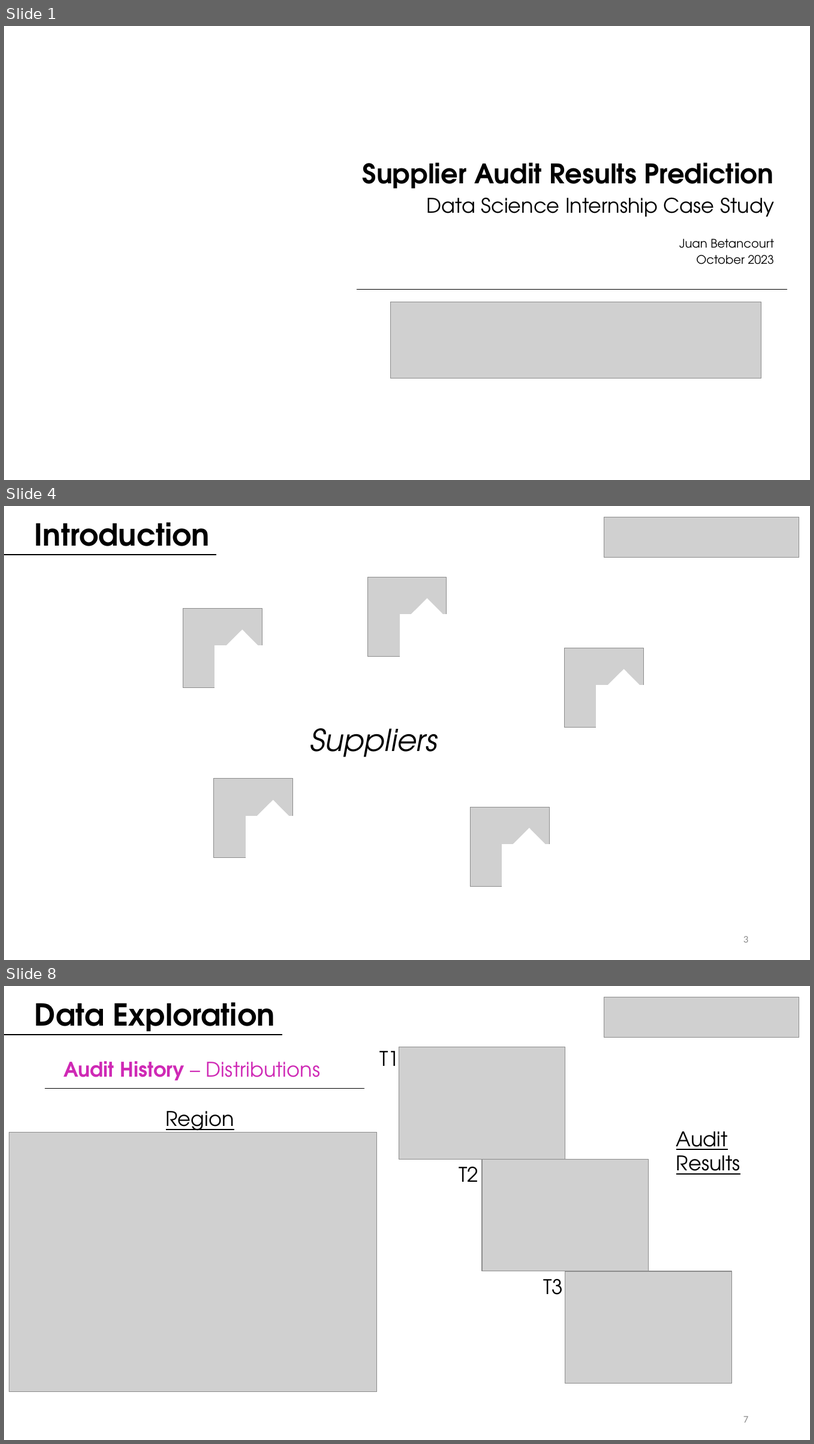
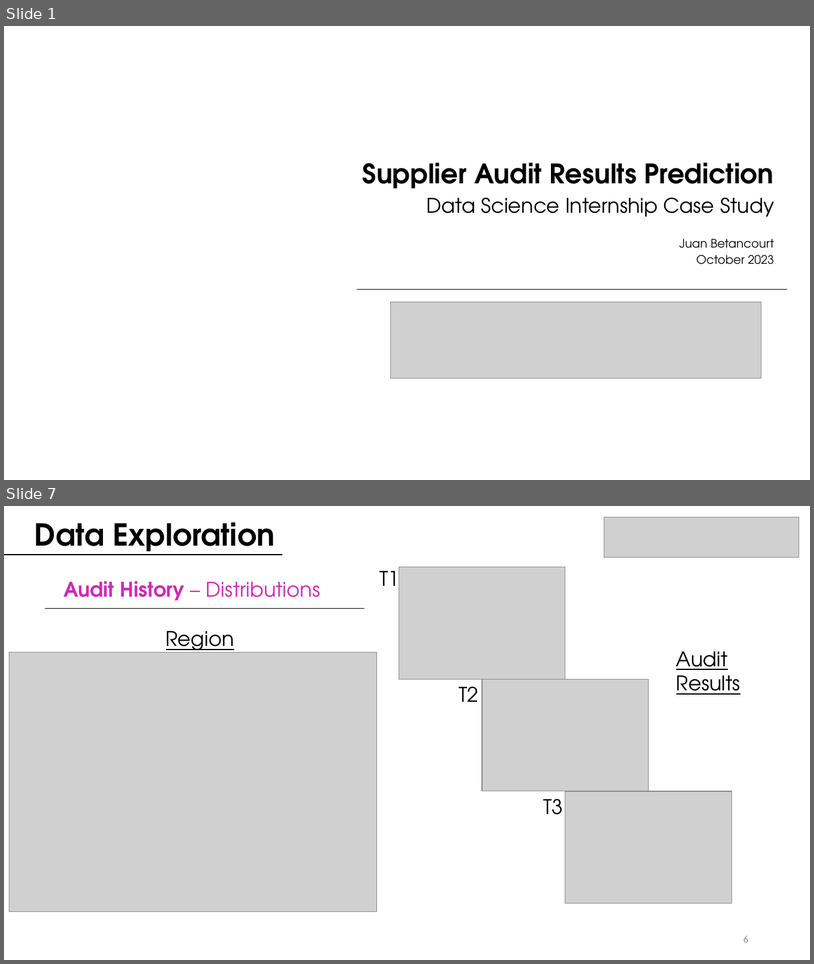
Before and after one commit to juanbeta98/DataScienceStudyCase, a slide deck: BMW ML Case Study.pptx. Shown one above the other, each under a label of ours: slides 1, 4 and 8 before the commit, slides 1 and 7 after it; the slides between them are not shown. The pictures are 814x1444 and 814x964 pixels, drawn with LibreOffice and Linux fonts; fonts in the diff are those of the drawing; grey boxes stand for pictures; background and template pictures are left out. Boxes give left, top, right and bottom in pixels: in the first picture for what was removed or moved away, otherwise in the second. Text is boxed around its words. In the diff, an @@ line names an element or a change of style, - is before the commit and + after.

```diff
--- a/BMW ML Case Study.pptx
+++ b/BMW ML Case Study.pptx
@@ slide 4 removed at [4,506,810,960], background #FFFFFF @@
@@ text removed at [35,522,210,555] @@
-Introduction
@@ picture removed at [604,517,800,558] @@
@@ line removed from (4, 554) to (216, 554) @@
@@ line removed from (4, 555) to (216, 555) @@
@@ picture removed at [368,577,447,656] @@
@@ picture removed at [183,608,263,687] @@
@@ rectangle removed at [402,599,455,652] @@
@@ rectangle removed at [217,630,270,684] @@
@@ rectangle removed at [400,614,462,662] @@
@@ rectangle removed at [215,646,277,694] @@
@@ picture removed at [565,648,644,727] @@
@@ rectangle removed at [597,685,659,733] @@
@@ rectangle removed at [599,670,652,723] @@
@@ text removed at [310,728,437,757] @@
-Suppliers
@@ picture removed at [214,778,293,858] @@
@@ rectangle removed at [248,800,301,853] @@
@@ picture removed at [470,807,549,886] @@
@@ rectangle removed at [246,816,308,864] @@
@@ rectangle removed at [504,828,558,882] @@
@@ rectangle removed at [503,844,564,892] @@
@@ page number removed at [744,936,749,942] @@
-3
@@ what was slide 8 is now slide 7 @@
@@ page number at [744,936,749,942]: text changed @@
-7
+6
```
Also in this commit, not shown: 14 slides changed, 10 slides added, 2 other slides removed, 4 other files.
